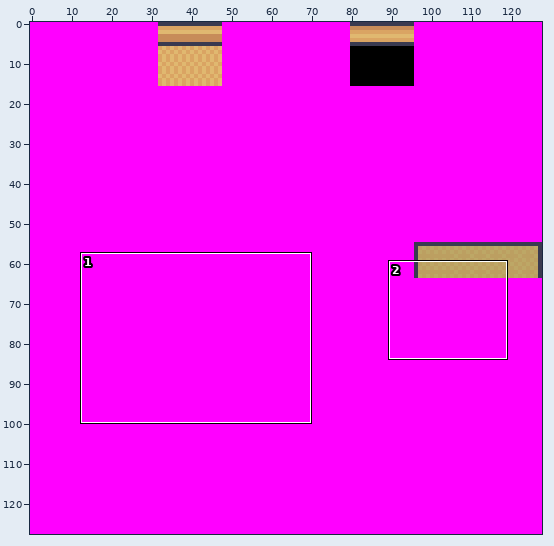
Sprite sheet, stored at tools/porytiles/raw/primary/SSPathfinder/top.png. The first picture is a wide view before the edit; the outline marks the close-up.
Close-up. Before the commit:
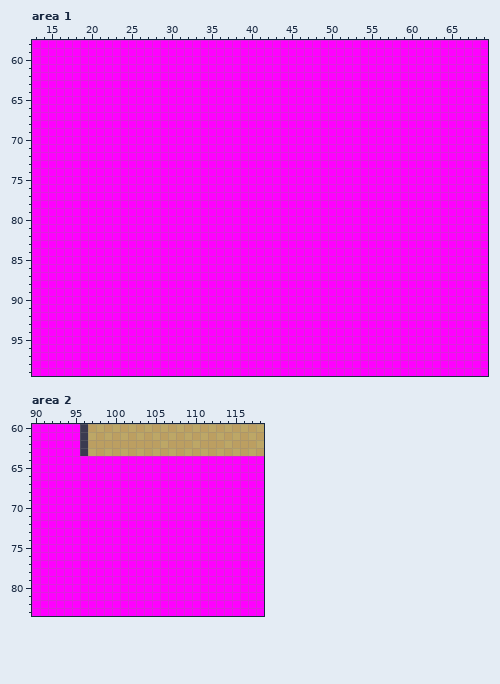
The file is 128x128 pixels. Shown: area 1: x 13..69, y 58..99; area 2: x 90..118, y 60..83.
After:
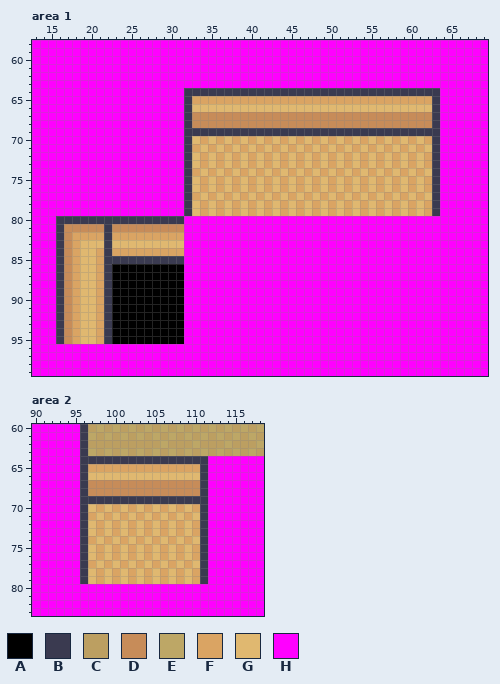
Palette (. is transparent): A #000000  B #3a3a50  C #bc9f61  D #c78c59  E #bda766  F #daa463  G #e0b870  H #ff00ff
Changes in this commit:
Area 1:
Colour A replaces colour H in rows 86 to 95 at x 23 to 31.
Colour B replaces colour H in row 64 at x 32 to 63; in rows 65 to 68 at x 32 and 63; in row 69 at x 32 to 63; in rows 70 to 79 at x 32 and 63; in row 80 at x 16 to 31; in rows 81 to 84 at x 16 and 22.
Colour B replaces colour H in row 85 at x 16 and 22 to 31; in rows 86 to 95 at x 16 and 22.
Colour D replaces colour H in rows 67 to 68 at x 33 to 62; in row 81 at x 17 to 21 and 23 to 31; in rows 82 to 95 at x 17.
Colour F replaces colour H in row 65 at x 33 to 62; in row 70 at x 34, 36, 38, 40, 42, 44, 46, 48, 50, 52, 54, 56, 58, 60 and 62; in row 71 at x 33, 35, 37, 39, 41, 43, 45, 47, 49, 51, 53, 55, 57, 59 and 61; in rows 72 to 73 at x 34, 36, 38, 40, 42, 44, 46, 48, 50, 52, 54, 56, 58, 60 and 62; in row 74 at x 33, 35, 37, 39, 41, 43, 45, 47, 49, 51, 53, 55, 57, 59 and 61; in rows 75 to 76 at x 34, 36, 38, 40, 42, 44, 46, 48, 50, 52, 54, 56, 58, 60 and 62.
Colour F replaces colour H in row 77 at x 33, 35, 37, 39, 41, 43, 45, 47, 49, 51, 53, 55, 57, 59 and 61; in rows 78 to 79 at x 34, 36, 38, 40, 42, 44, 46, 48, 50, 52, 54, 56, 58, 60 and 62; in row 82 at x 18 to 21 and 23 to 31; in row 83 at x 18; in row 84 at x 18, 21 and 23 to 31; in rows 85 to 95 at x 18 and 21.
Colour G replaces colour H in row 66 at x 33 to 62; in row 70 at x 33, 35, 37, 39, 41, 43, 45, 47, 49, 51, 53, 55, 57, 59 and 61; in row 71 at x 34, 36, 38, 40, 42, 44, 46, 48, 50, 52, 54, 56, 58, 60 and 62; in rows 72 to 73 at x 33, 35, 37, 39, 41, 43, 45, 47, 49, 51, 53, 55, 57, 59 and 61; in row 74 at x 34, 36, 38, 40, 42, 44, 46, 48, 50, 52, 54, 56, 58, 60 and 62; in rows 75 to 76 at x 33, 35, 37, 39, 41, 43, 45, 47, 49, 51, 53, 55, 57, 59 and 61.
Colour G replaces colour H in row 77 at x 34, 36, 38, 40, 42, 44, 46, 48, 50, 52, 54, 56, 58, 60 and 62; in rows 78 to 79 at x 33, 35, 37, 39, 41, 43, 45, 47, 49, 51, 53, 55, 57, 59 and 61; in row 83 at x 19 to 21 and 23 to 31; in rows 84 to 95 at x 19 to 20.
Area 2:
Colour B replaces colour H in row 64 at x 96 to 111; in rows 65 to 68 at x 96 and 111; in row 69 at x 96 to 111; in rows 70 to 79 at x 96 and 111.
Colour D replaces colour H in rows 67 to 68 at x 97 to 110.
Colour F replaces colour H in row 65 at x 97 to 110; in row 70 at x 98, 100, 102, 104, 106, 108 and 110; in row 71 at x 97, 99, 101, 103, 105, 107 and 109; in rows 72 to 73 at x 98, 100, 102, 104, 106, 108 and 110; in row 74 at x 97, 99, 101, 103, 105, 107 and 109; in rows 75 to 76 at x 98, 100, 102, 104, 106, 108 and 110.
Colour F replaces colour H in row 77 at x 97, 99, 101, 103, 105, 107 and 109; in rows 78 to 79 at x 98, 100, 102, 104, 106, 108 and 110.
Colour G replaces colour H in row 66 at x 97 to 110; in row 70 at x 97, 99, 101, 103, 105, 107 and 109; in row 71 at x 98, 100, 102, 104, 106, 108 and 110; in rows 72 to 73 at x 97, 99, 101, 103, 105, 107 and 109; in row 74 at x 98, 100, 102, 104, 106, 108 and 110; in rows 75 to 76 at x 97, 99, 101, 103, 105, 107 and 109.
Colour G replaces colour H in row 77 at x 98, 100, 102, 104, 106, 108 and 110; in rows 78 to 79 at x 97, 99, 101, 103, 105, 107 and 109.
